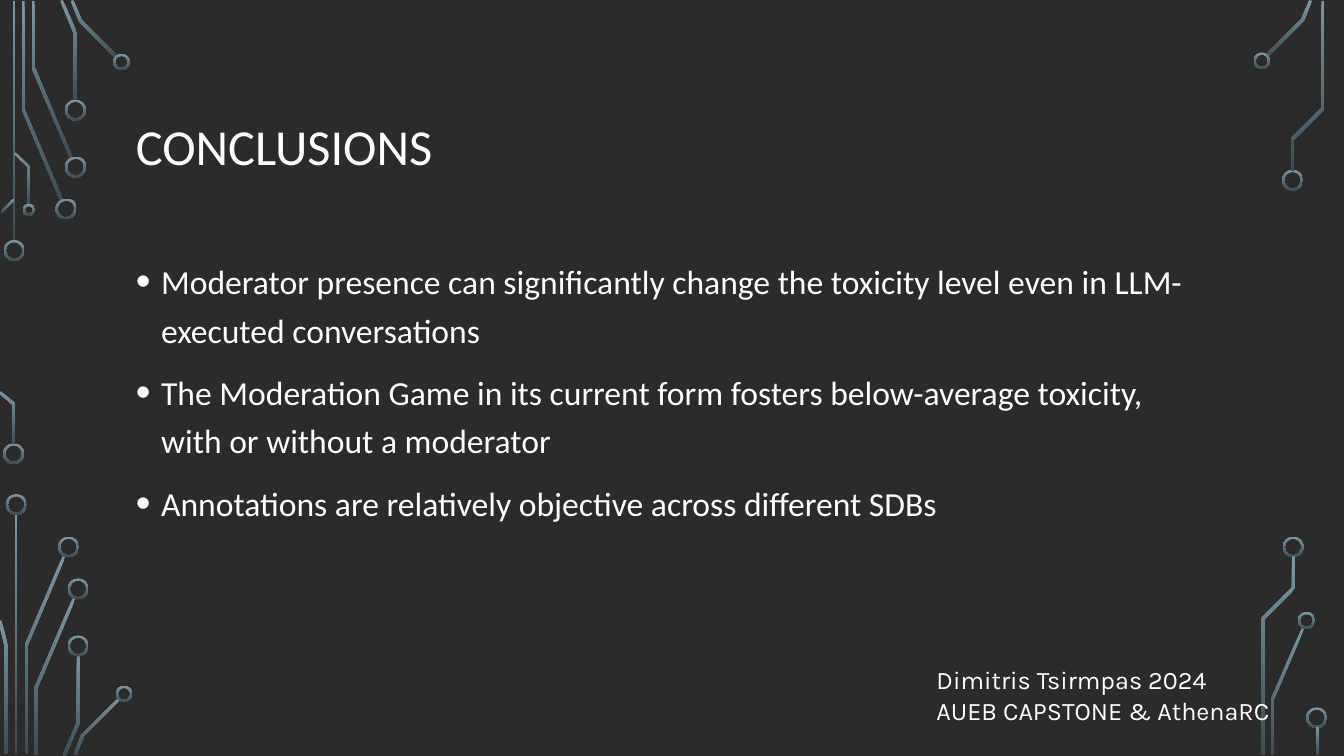
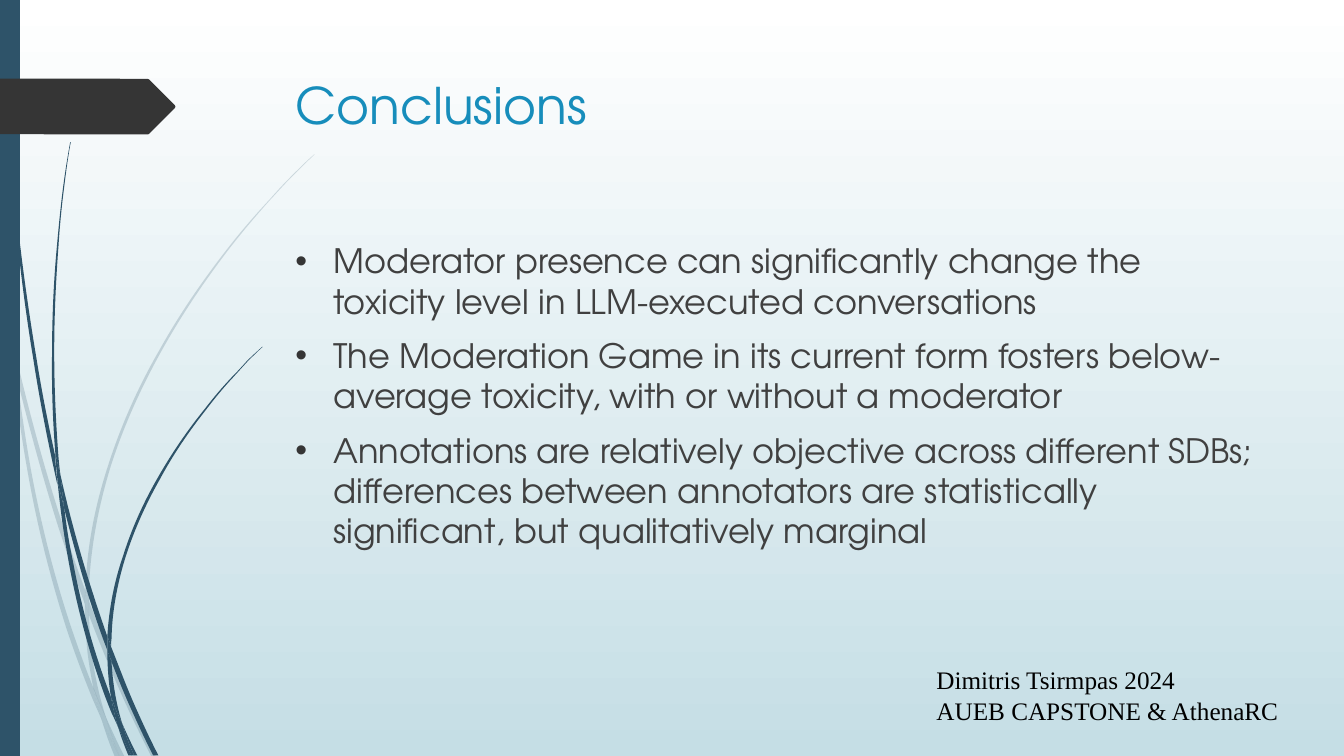
Before and after one commit to dimits-ts/llm_moderation_research, a slide deck: slide 11 of presentations/moderation_game_preliminary.odp (slide 12 before the commit). Drawn at 1344x756 pixels with LibreOffice and Linux fonts; fonts in the diff are those of the drawing; background and template pictures are left out; a plain dark background stands for a picture behind light text. Boxes give left, top, right and bottom in pixels: in the first picture for what was removed or moved away, otherwise in the second. Text is boxed around its words. In the diff, an @@ line names an element or a change of style, - is before the commit and + after.

```diff
--- a/presentations/moderation_game_preliminary.odp
+++ b/presentations/moderation_game_preliminary.odp
@@ background picture (left out) to gradient #FFFFFF to #C5DEE5 @@
@@ freeform shape added at [0,0,20,756], fill #2E5369 @@
@@ fill gradient #7C96A3 to #3B4C54 to #2E5369 at 20% opacity in 5 elements at [89,601,156,756], [85,604,106,717], [9,325,18,379], [85,591,89,615], [2,25,14,348] @@
@@ freeform shape: place and size @@
-freeform shape at [13,1,16,242]
+freeform shape at [2,25,14,348]
@@ freeform shape added at [0,79,175,134], fill #353535 @@
@@ title "Conclusions" at [296,86,587,125]: vertical alignment middle to top @@
@@ title at [296,86,587,125]: text changed; font Calibri to TeX Gyre Adventor; text colour #FFFFFF to #178DBB @@
-CONCLUSIONS
+Conclusions
@@ text "Moderator presence can significantly change ...": place and size @@
-text "Moderator presence can significantly change ..." at [161,270,1182,522]
+text "Moderator presence can significantly change ..." at [333,248,1252,550]
@@ text at [333,248,1142,321]: text changed; font Calibri to TeX Gyre Adventor; text colour #FFFFFF to #404040 @@
-• Moderator presence can significantly change the toxicity level even in LLM-executed conversations
+• Moderator presence can significantly change the toxicity level in LLM-executed conversations
@@ freeform shape: place and size @@
-freeform shape at [0,391,15,445]
+freeform shape at [9,325,18,379]
@@ text at [333,342,1220,415]: font Calibri to TeX Gyre Adventor, text colour #FFFFFF to #404040 in "The Moderation Game in its current form ..."; indent changed; line spacing 1.2 to 1; bullet colour #FFFFFF to #353535 @@
@@ text at [333,438,1252,550]: text changed; font Calibri to TeX Gyre Adventor; text colour #FFFFFF to #404040 @@
-• Annotations are relatively objective across different SDBs
+• Annotations are relatively objective across different SDBs; differences between annotators are statistically significant, but qualitatively marginal
@@ freeform shape: place and size @@
-freeform shape at [15,514,18,755]
+freeform shape at [57,481,118,728]
@@ freeform shape: place and size @@
-freeform shape at [68,579,89,600]
+freeform shape at [85,591,89,615]
@@ freeform shape: place and size @@
-freeform shape at [63,655,80,756]
+freeform shape at [85,604,106,717]
@@ freeform shape: place and size @@
-freeform shape at [34,598,76,755]
+freeform shape at [89,601,156,756]
@@ freeform shape: place and size @@
-freeform shape at [68,635,89,656]
+freeform shape at [107,636,111,661]
@@ group added at [3,0,262,756]: 8 freeform shapes @@
@@ group added at [0,154,315,756]: 7 freeform shapes @@
@@ text "Dimitris Tsirmpas 2024" at [936,672,1278,721]: font Karla to Times New Roman, text colour #FFFFFF to #000000 @@
@@ freeform shape: place and size @@
-freeform shape at [74,698,120,755]
+freeform shape at [111,697,134,755]
@@ fill gradient #7C96A3 to #3B4C54 to #2E5369 in 4 elements at [111,697,134,755], [107,636,111,661], [57,481,118,728], [123,725,138,756] @@
@@ freeform shape: place and size @@
-freeform shape at [116,686,133,702]
+freeform shape at [123,725,138,756]
@@ group removed at [0,0,1328,755]: 27 freeform shapes @@
```
Also in this commit, not shown: 10 other slides changed, 1 slide added, 2 slides removed.
